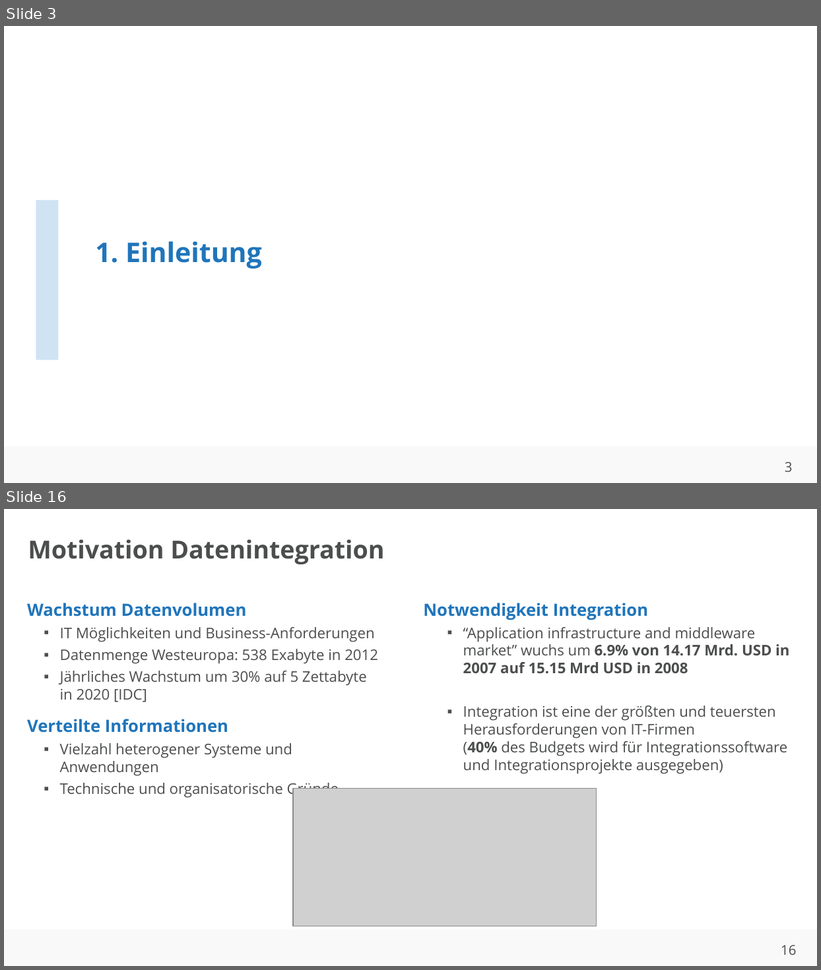
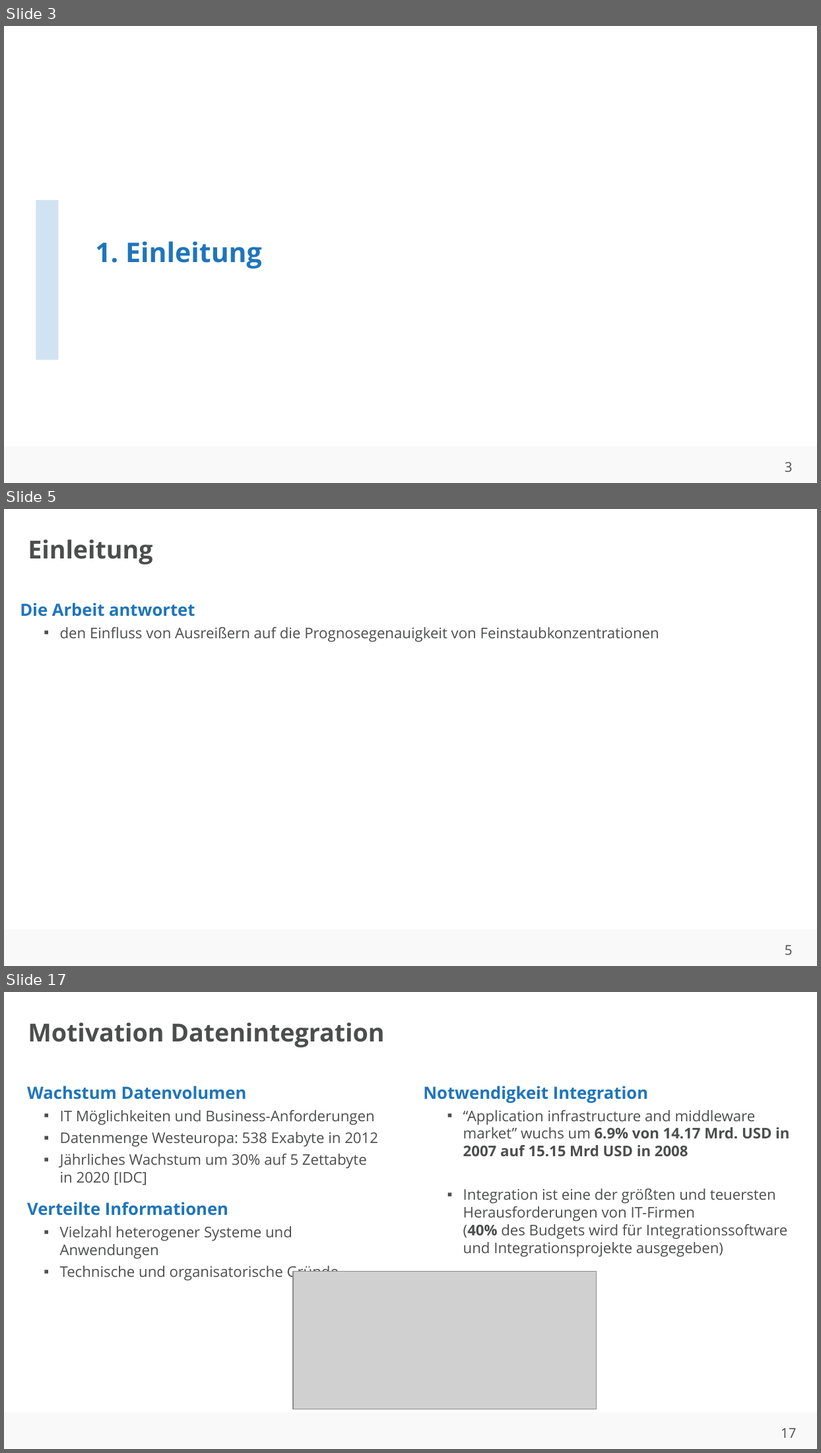
Before and after one commit to ahndavin/Abschlussarbeit_Bachelor, a slide deck: Kolloquium/Kolloquium.pptx. Shown one above the other, each under a label of ours: slides 3 and 16 before the commit, slides 3, 5 and 17 after it; the slides between them are not shown. The pictures are 821x970 and 821x1453 pixels, drawn with LibreOffice and Linux fonts; fonts in the diff are those of the drawing; grey boxes stand for pictures; background and template pictures are left out. Boxes give left, top, right and bottom in pixels: in the first picture for what was removed or moved away, otherwise in the second. Text is boxed around its words. In the diff, an @@ line names an element or a change of style, - is before the commit and + after.

```diff
--- a/Kolloquium/Kolloquium.pptx
+++ b/Kolloquium/Kolloquium.pptx
@@ slide 5 added at (x1=4, y1=509, x2=817, y2=966), background #FFFFFF; not listed: 2 template elements that a slide beside it also shows @@
@@ title added at (x1=28, y1=539, x2=152, y2=564), 22 pt, text #4C4D4D, bold @@
+Einleitung
@@ text added at (x1=20, y1=603, x2=659, y2=642), 13 pt, text #4C4D4D @@
+Die Arbeit antwortet
+  ▪ den Einfluss von Ausreißern auf die Prognosegenauigkeit von Feinstaubkonzentrationen
@@ what was slide 16 is now slide 17 @@
@@ page number at (x1=781, y1=1428, x2=796, y2=1438): text changed @@
-16
+17
```
Also in this commit, not shown: 10 slides changed, 3 other slides added, 3 slides removed, 2 other files.
